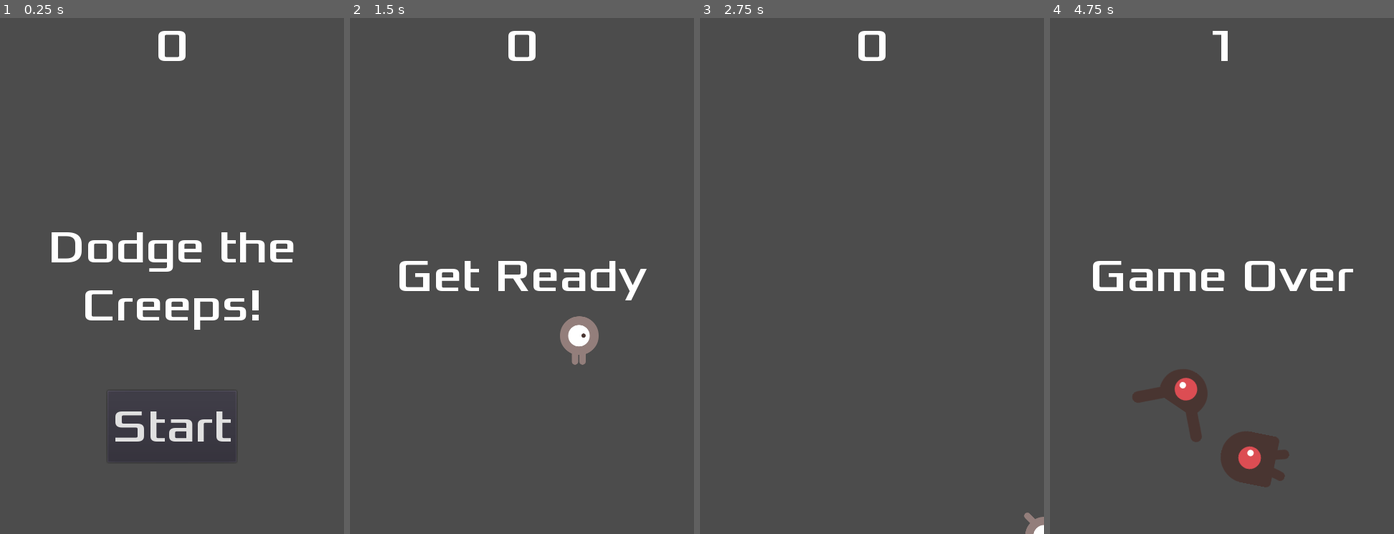
Above: before the commit, frames 1-4 (left to right).
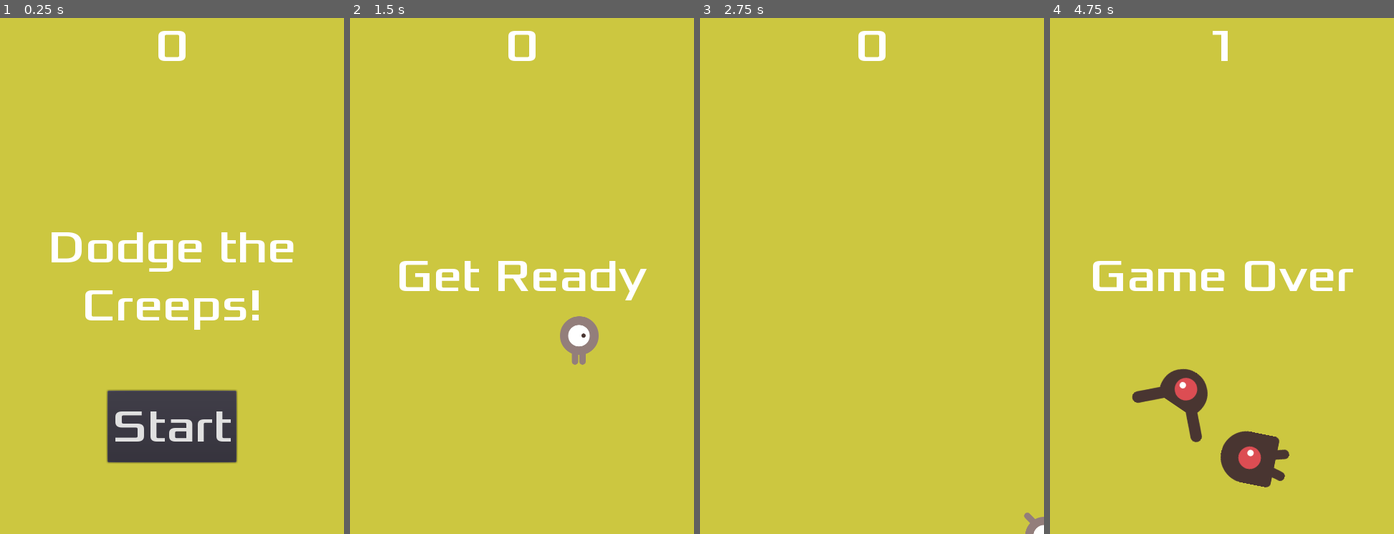
Above: after the commit, the same moments.

Repository: DeivissonLisboa/godot-first-2d-game
Game: Godot game, scene res://Main.tscn
Two runs of this game, one before a commit and one after it. Both use one fixed random seed, a clock stepped at 60 frames per second and the inputs below.
Inputs:
- Up to frame 1 (0.25 s): no input
- Up to frame 2 (1.5 s): click "Start" at 0.5 s; tap Enter at 1.25 s; hold D (move_right) from 1.28 s (still down); tap Space (start_game, bound only after the commit) at 1.35 s
- Up to frame 3 (2.75 s): release D (move_right) at 2.03 s; hold S (move_down) from 2.03 s (still down); tap Space (start_game, bound only after the commit) at 2.1 s
- Up to frame 4 (4.75 s): release S (move_down) at 2.78 s; hold D (move_right) 2.78-3.53 s; tap Space (start_game, bound only after the commit) at 2.85, 3.6, 4.35 s; hold W (move_up) 3.53-4.28 s; hold A (move_left) from 4.28 s (still down)

The runs differ from the first frame. In frame 1, 92% of the frame differs, in the area x 0-100%, y 0-100%; in frame 2, 98%; in frame 3, 100%; in frame 4, 96%.

Commit message:
Change backgorund color, add music and shortcut key

Diff:
--- a/HUD.tscn
+++ b/HUD.tscn
@@ -6,6 +6,12 @@
 [sub_resource type="DynamicFont" id=1]
 size = 64
 font_data = ExtResource( 1 )
+
+[sub_resource type="InputEventAction" id=2]
+action = "start_game"
+
+[sub_resource type="ShortCut" id=3]
+shortcut = SubResource( 2 )
 
 [node name="HUD" type="CanvasLayer"]
 script = ExtResource( 2 )
@@ -39,6 +45,7 @@
 margin_right = 90.0
 margin_bottom = -100.0
 custom_fonts/font = SubResource( 1 )
+shortcut = SubResource( 3 )
 text = "Start"
 
 [node name="MessageTimer" type="Timer" parent="."]
--- a/Main.gd
+++ b/Main.gd
@@ -10,6 +10,8 @@
 	$ScoreTimer.stop()
 	$MobTimer.stop()
 	$HUD.show_game_over()
+	$Music.stop()
+	$DeathSound.play()
 
 func new_game():
 	score = 0
@@ -17,6 +19,7 @@
 	$StartTimer.start()
 	$HUD.show_message("Get Ready")
 	get_tree().call_group("mobs", "queue_free")
+	$Music.play()
 
 
 func _on_MobTimer_timeout():
--- a/Main.tscn
+++ b/Main.tscn
@@ -1,9 +1,11 @@
-[gd_scene load_steps=6 format=2]
+[gd_scene load_steps=8 format=2]
 
 [ext_resource path="res://player.tscn" type="PackedScene" id=1]
 [ext_resource path="res://Main.gd" type="Script" id=2]
 [ext_resource path="res://mob.tscn" type="PackedScene" id=3]
 [ext_resource path="res://HUD.tscn" type="PackedScene" id=4]
+[ext_resource path="res://art/House In a Forest Loop.ogg" type="AudioStream" id=5]
+[ext_resource path="res://art/gameover.wav" type="AudioStream" id=6]
 
 [sub_resource type="Curve2D" id=1]
 _data = {
@@ -13,6 +15,11 @@
 [node name="Main" type="Node"]
 script = ExtResource( 2 )
 mob_scene = ExtResource( 3 )
+
+[node name="ColorRect" type="ColorRect" parent="."]
+anchor_right = 1.0
+anchor_bottom = 1.0
+color = Color( 0.803922, 0.784314, 0.254902, 1 )
 
 [node name="player" parent="." instance=ExtResource( 1 )]
 
@@ -35,6 +42,12 @@
 
 [node name="HUD" parent="." instance=ExtResource( 4 )]
 
+[node name="Music" type="AudioStreamPlayer" parent="."]
+stream = ExtResource( 5 )
+
+[node name="DeathSound" type="AudioStreamPlayer" parent="."]
+stream = ExtResource( 6 )
+
 [connection signal="hit" from="player" to="." method="game_over"]
 [connection signal="timeout" from="MobTimer" to="." method="_on_MobTimer_timeout"]
 [connection signal="timeout" from="ScoreTimer" to="." method="_on_ScoreTimer_timeout"]
--- a/mob.tscn
+++ b/mob.tscn
@@ -29,7 +29,7 @@
 [sub_resource type="CircleShape2D" id=2]
 radius = 34.0147
 
-[node name="mob" type="RigidBody2D"]
+[node name="mob" type="RigidBody2D" groups=["mobs"]]
 collision_mask = 0
 gravity_scale = 0.0
 script = ExtResource( 7 )
--- a/project.godot
+++ b/project.godot
@@ -47,6 +47,12 @@
 "events": [ Object(InputEventKey,"resource_local_to_scene":false,"resource_name":"","device":0,"alt":false,"shift":false,"control":false,"meta":false,"command":false,"pressed":false,"scancode":83,"physical_scancode":0,"unicode":0,"echo":false,"script":null)
  ]
 }
+start_game={
+"deadzone": 0.5,
+"events": [ Object(InputEventKey,"resource_local_to_scene":false,"resource_name":"","device":0,"alt":false,"shift":false,"control":false,"meta":false,"command":false,"pressed":false,"scancode":32,"physical_scancode":0,"unicode":0,"echo":false,"script":null)
+, Object(InputEventKey,"resource_local_to_scene":false,"resource_name":"","device":0,"alt":false,"shift":false,"control":false,"meta":false,"command":false,"pressed":false,"scancode":16777221,"physical_scancode":0,"unicode":0,"echo":false,"script":null)
+ ]
+}
 
 [physics]
 
Not shown: 1 places in HUD.tscn that only renumber resources
